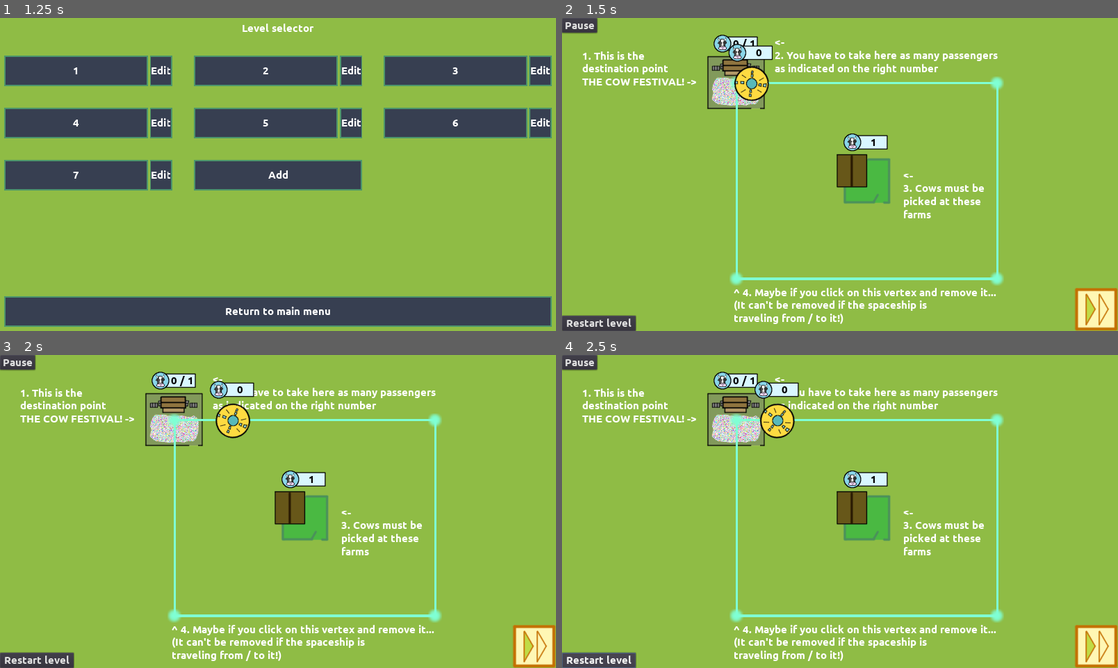
Above: before the commit, frames 1-4 (two rows, left to right).
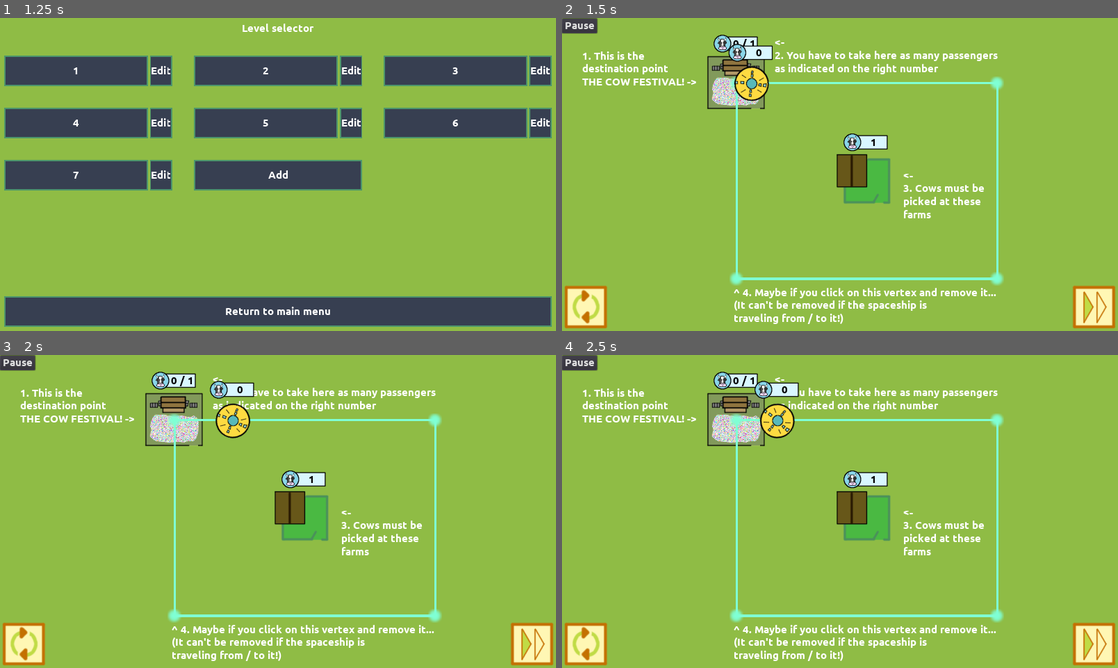
Above: after the commit, the same moments.

Repository: moisesjbc/ufo-taxi
Game: Godot game, scene res://menus/main_menu/main_menu.tscn
Two runs of this game, one before a commit and one after it. Both use one fixed random seed, a clock stepped at 60 frames per second and the inputs below.
Inputs (mouse positions are in pixels of both pictures, inside the frame that each line leads up to; where the layout moved, square brackets give the same spot in the first picture):
- Up to frame 1 (1.25 s): click "Play" at 0.5 s
- Up to frame 2 (1.5 s): click "1" at 1.25 s
- Up to frame 3 (2 s): no input
- Up to frame 4 (2.5 s): click (584, 642) [600, 661] at 2 s

Frame 1 is identical in both runs. In frame 2, 2.1% of the frame differs, in the area x 0-100%, y 0-100%; in frame 3, 2.1%; in frame 4, 2.1%.

Commit message:
Restart button is now a TextureButton

Diff:
--- a/godot-project/gameplay/main/main.tscn
+++ b/godot-project/gameplay/main/main.tscn
@@ -10,6 +10,7 @@
 [ext_resource path="res://gameplay/main/gui/fast_forward/on.png" type="Texture" id=8]
 [ext_resource path="res://menus/pause_menu/pause_menu.tscn" type="PackedScene" id=9]
 [ext_resource path="res://fonts/Ubuntu-B.ttf" type="DynamicFontData" id=10]
+[ext_resource path="res://gameplay/main/gui/restart_level/restart_level.png" type="Texture" id=11]
 [ext_resource path="res://menus/game_over_menu/game_over.tscn" type="PackedScene" id=12]
 
 [sub_resource type="DynamicFont" id=1]
@@ -41,16 +42,15 @@
 [node name="level_win_menu" parent="gui" instance=ExtResource( 7 )]
 visible = false
 
-[node name="restart_level_button" type="Button" parent="gui"]
+[node name="restart_level_button" type="TextureButton" parent="gui"]
 visible = false
 anchor_top = 1.0
 anchor_bottom = 1.0
-margin_top = -34.9999
-margin_right = 170.0
-text = "Restart level"
-__meta__ = {
-"_edit_use_anchors_": false
-}
+margin_left = 5.0
+margin_top = -105.0
+margin_right = 105.0
+margin_bottom = -5.0
+texture_normal = ExtResource( 11 )
 
 [node name="remaining_actions_label" type="Label" parent="gui"]
 visible = false
@@ -85,8 +85,8 @@
 anchor_top = 1.0
 anchor_right = 1.0
 anchor_bottom = 1.0
-margin_left = -100.0
-margin_top = -100.0
+margin_left = -105.0
+margin_top = -105.0
 toggle_mode = true
 texture_normal = ExtResource( 3 )
 texture_pressed = ExtResource( 8 )
@@ -95,6 +95,8 @@
 }
 
 [node name="pause_menu" parent="gui" instance=ExtResource( 9 )]
+margin_top = 1.41418
+margin_bottom = 1.41418
 [connection signal="game_over" from="." to="." method="_on_main_game_over"]
 [connection signal="all_passengers_left" from="destination_area" to="." method="_on_destination_area_all_passengers_left"]
 [connection signal="n_remaining_actions_updated" from="railtrack" to="." method="_on_railtrack_n_remaining_actions_updated"]
Binary file changed: godot-project/gameplay/main/gui/fast_forward/off.png
Binary file changed: godot-project/gameplay/main/gui/fast_forward/on.png
Binary file added: godot-project/gameplay/main/gui/restart_level/restart_level.png
Not shown, added: godot-project/gameplay/main/gui/restart_level/restart_level.png.import
Not shown: 1 places in godot-project/gameplay/main/main.tscn that only renumber resources
Not shown, changed: design/buttons/fast_forward.xcf
Not shown, added: design/buttons/restart_level.xcf
